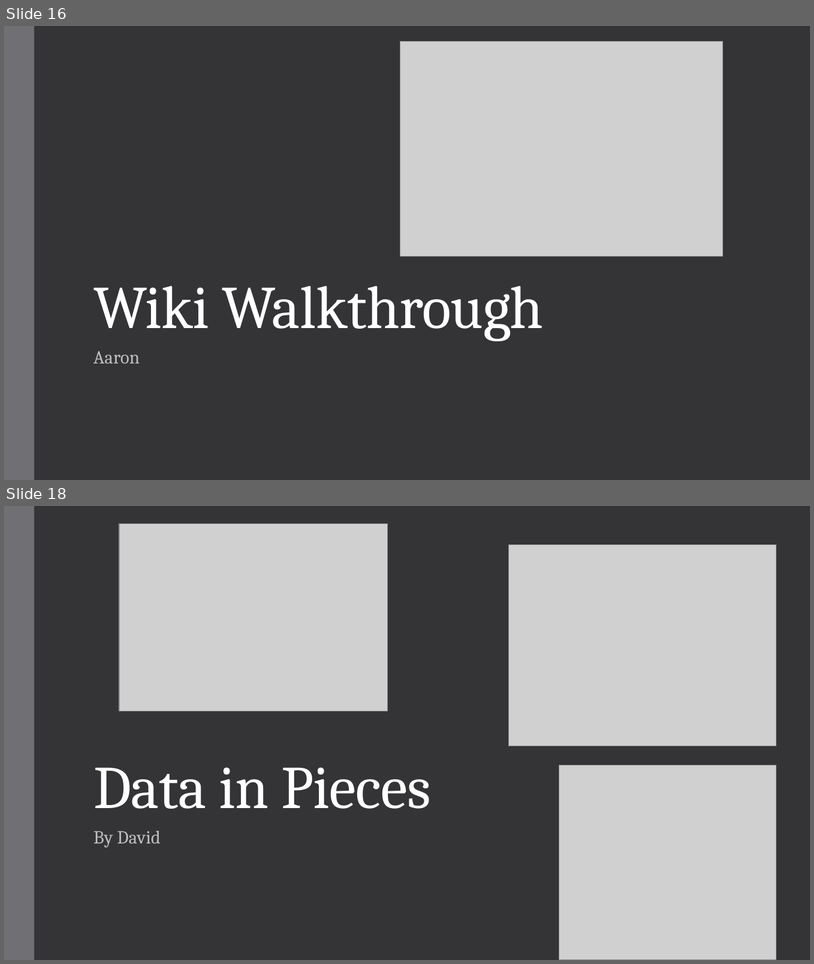
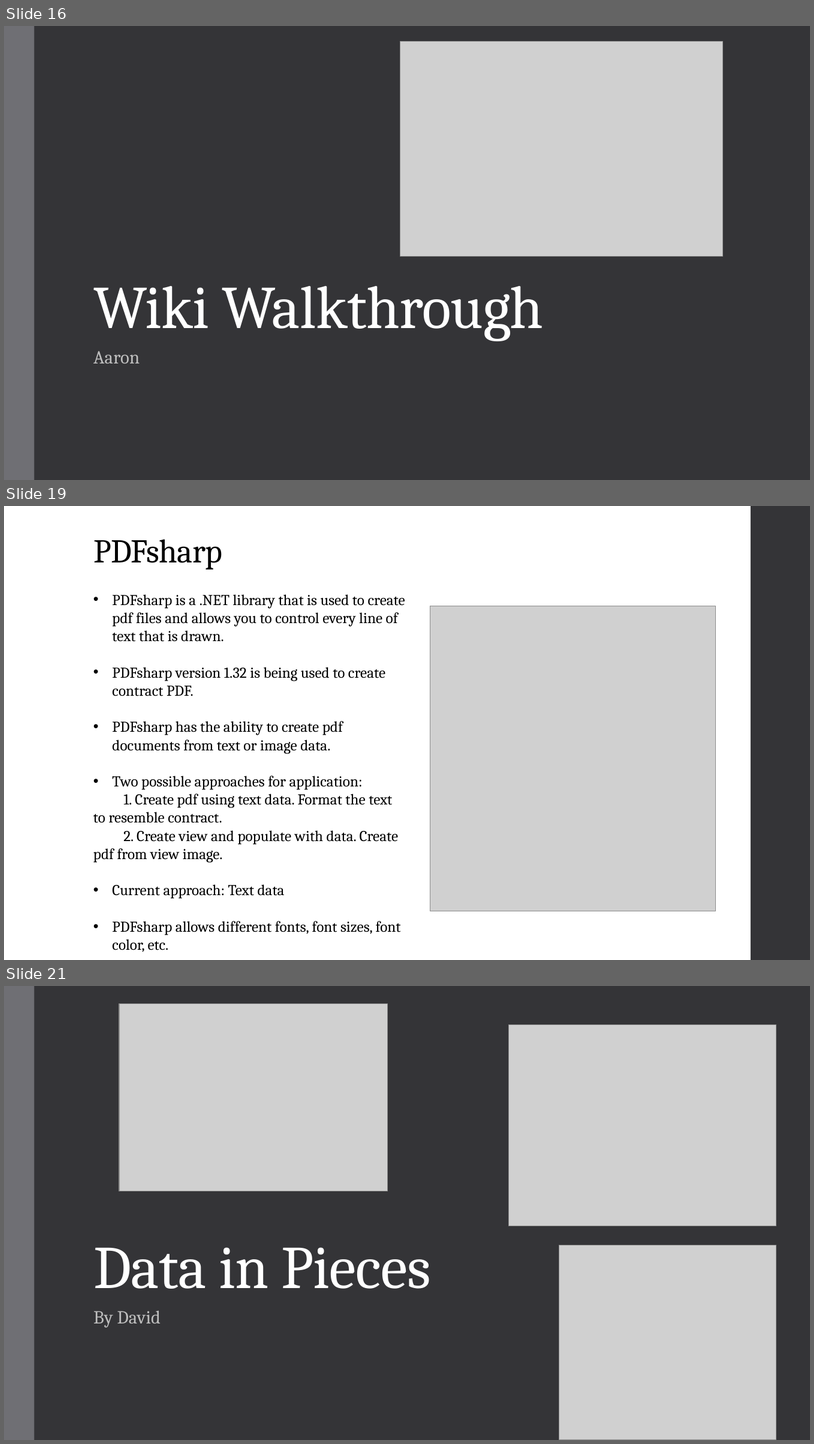
Before and after one commit to RadioSystemsPSCC/Practice, a slide deck: Admin and Documentation/Radio Systems.pptx. Shown one above the other, each under a label of ours: slides 16 and 18 before the commit, slides 16, 19 and 21 after it; the slides between them are not shown. The pictures are 814x964 and 814x1444 pixels, drawn with LibreOffice and Linux fonts; fonts in the diff are those of the drawing; grey boxes stand for pictures. Boxes give left, top, right and bottom in pixels: in the first picture for what was removed or moved away, otherwise in the second. Text is boxed around its words. In the diff, an @@ line names an element or a change of style, - is before the commit and + after.

Commit message:
Signature Slides
Inserted slides about PDFsharp, InkCanvas, and SendGrid.

```diff
--- a/Admin and Documentation/Radio Systems.pptx
+++ b/Admin and Documentation/Radio Systems.pptx
@@ slide 19 added at (4, 506, 810, 960), background #FFFFFF @@
@@ rectangle added at (751, 506, 810, 960), fill #353537 @@
@@ title added at (93, 539, 222, 570), 39.6 pt, text #000000 @@
+PDFsharp
@@ text added at (93, 594, 405, 951), 18 pt, text #000000 @@
+• PDFsharp is a .NET library that is used to create pdf files and allows you to control every line of text that is drawn.
+• PDFsharp version 1.32 is being used to create contract PDF.
+• PDFsharp has the ability to create pdf documents from text or image data.
+• Two possible approaches for application:
+1. Create pdf using text data. Format the text to resemble contract.
+2. Create view and populate with data. Create pdf from view image.
+• Current approach: Text data
+• PDFsharp allows different fonts, font sizes, font color, etc.
@@ picture added at (431, 606, 716, 911) @@
@@ what was slide 18 is now slide 21 @@
```
Also in this commit, not shown: 1 slide changed, 2 other slides added.
